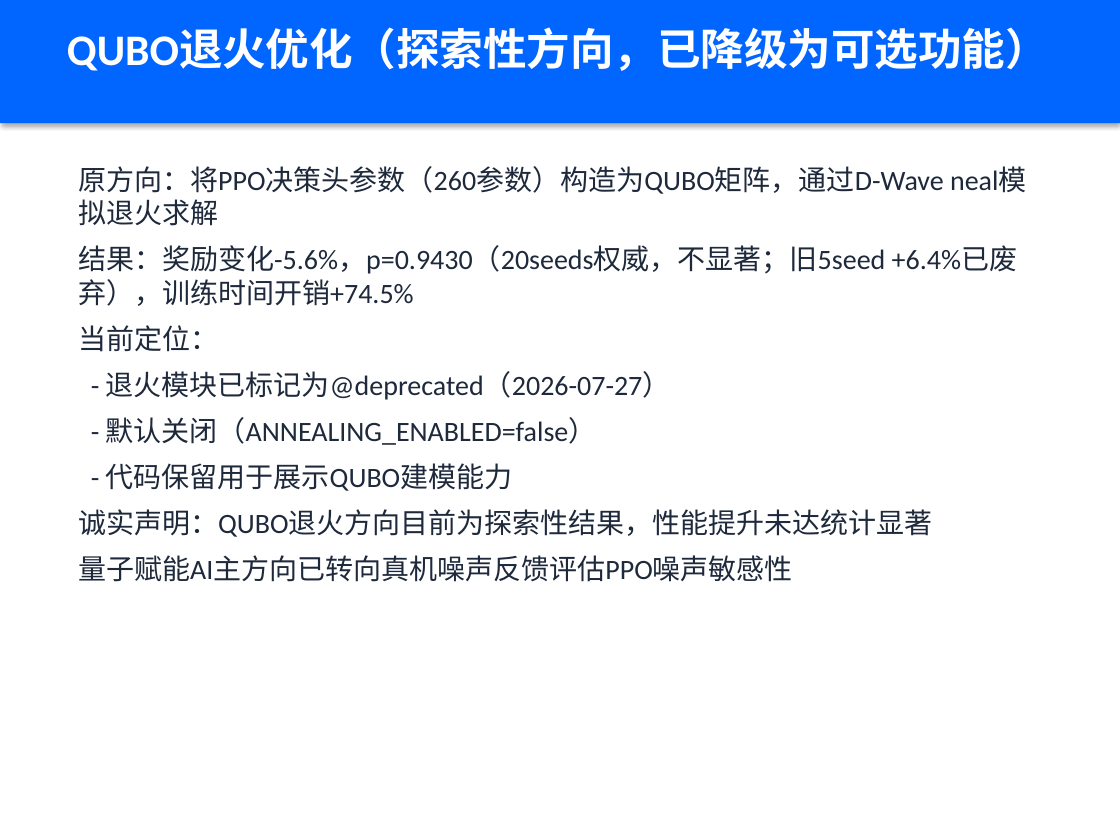
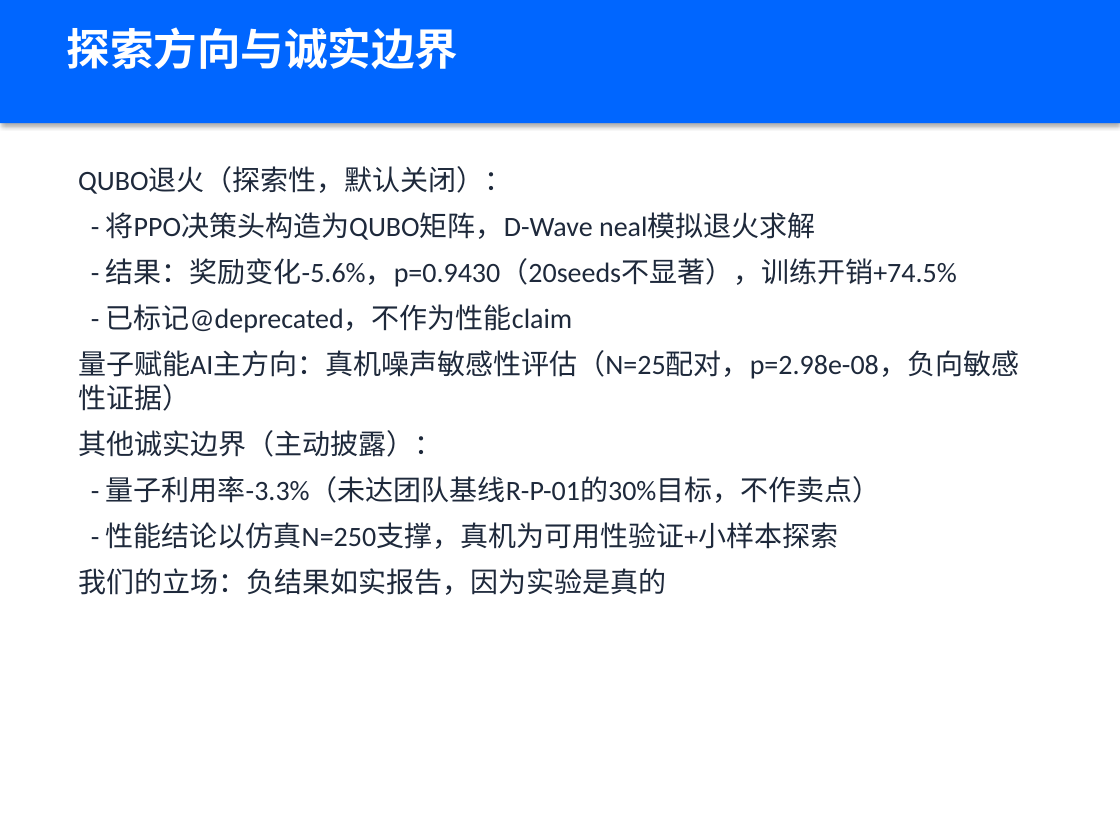
Before and after one commit to xiabai2008/quantum-rl-scheduler, a slide deck: slide 9 of deliverable_models/答辩PPT.pptx. Drawn at 1120x840 pixels with LibreOffice and Linux fonts; fonts in the diff are those of the drawing. Boxes give left, top, right and bottom in pixels: in the first picture for what was removed or moved away, otherwise in the second. Text is boxed around its words. In the diff, an @@ line names an element or a change of style, - is before the commit and + after.

Commit message:
fix: round1调度评审修复 - 基线口径统一/赛题30%归因/QEM诚实化/CLI默认PPO/价值夸大清除
评审A(叙事)/B(复现)/C(价值)三实例并行发现, 本轮修复:
- P0-1: SOTA §8.6双基线表述更新(FCFSStrategy 8.5已修复为量子路由, +20.2%非弱基线)
- P0-2: '赛题≥30%目标'错误归因全仓修正为'团队需求基线R-P-01'(白皮书2处+叙事+PPT)
- P0-3: 白皮书 Dynamic QEM '三大前沿突破'→'动作位预留待真机验证'(摘要+§3.4)
- P0-4: PPT P3闭环终点'更优调度决策'→'对真实噪声有感知可校准'
- P0-5: cli.py simulate --ppo-model-path 默认改交付模型(README声称一致, 实测PPO加载)
- P1-6: 价值文档3处旧口径夸大(2.2倍/55%/翻倍/123%)修正为+20.2%对应值
- P1-7: ROI省时口径统一(月省24h VQE重度上限 vs 6h保守, 已注明)
- P1-8: 白皮书PDF版本头v1.0/7-27→v9.1/8-9重新生成
- P1-9: 总结报告版本torch 2.7.1/sb3 2.8.0→2.8.0/2.9.0
- P1-10/11/12: PPT P9退火页→'探索与诚实边界'页, P11'真机可用性验证', P12删+91.4%
- P2: README PPT/清单/视频状态更新

```diff
--- a/deliverable_models/答辩PPT.pptx
+++ b/deliverable_models/答辩PPT.pptx
@@ text at box(67, 27, 458, 69): text changed @@
-QUBO退火优化（探索性方向，已降级为可选功能）
+探索方向与诚实边界
@@ text at box(78, 167, 1019, 595): text changed @@
-原方向：将PPO决策头参数（260参数）构造为QUBO矩阵，通过D-Wave neal模拟退火求解
-结果：奖励变化-5.6%，p=0.9430（20seeds权威，不显著；旧5seed +6.4%已废弃），训练时间开销+74.5%
-当前定位：
-- 退火模块已标记为@deprecated（2026-07-27）
-- 默认关闭（ANNEALING_ENABLED=false）
-- 代码保留用于展示QUBO建模能力
-诚实声明：QUBO退火方向目前为探索性结果，性能提升未达统计显著
-量子赋能AI主方向已转向真机噪声反馈评估PPO噪声敏感性
+QUBO退火（探索性，默认关闭）：
+- 将PPO决策头构造为QUBO矩阵，D-Wave neal模拟退火求解
+- 结果：奖励变化-5.6%，p=0.9430（20seeds不显著），训练开销+74.5%
+- 已标记@deprecated，不作为性能claim
+量子赋能AI主方向：真机噪声敏感性评估（N=25配对，p=2.98e-08，负向敏感性证据）
+其他诚实边界（主动披露）：
+- 量子利用率-3.3%（未达团队基线R-P-01的30%目标，不作卖点）
+- 性能结论以仿真N=250支撑，真机为可用性验证+小样本探索
+我们的立场：负结果如实报告，因为实验是真的
```
Also in this commit, not shown: 4 other slides changed, 13 other files.
